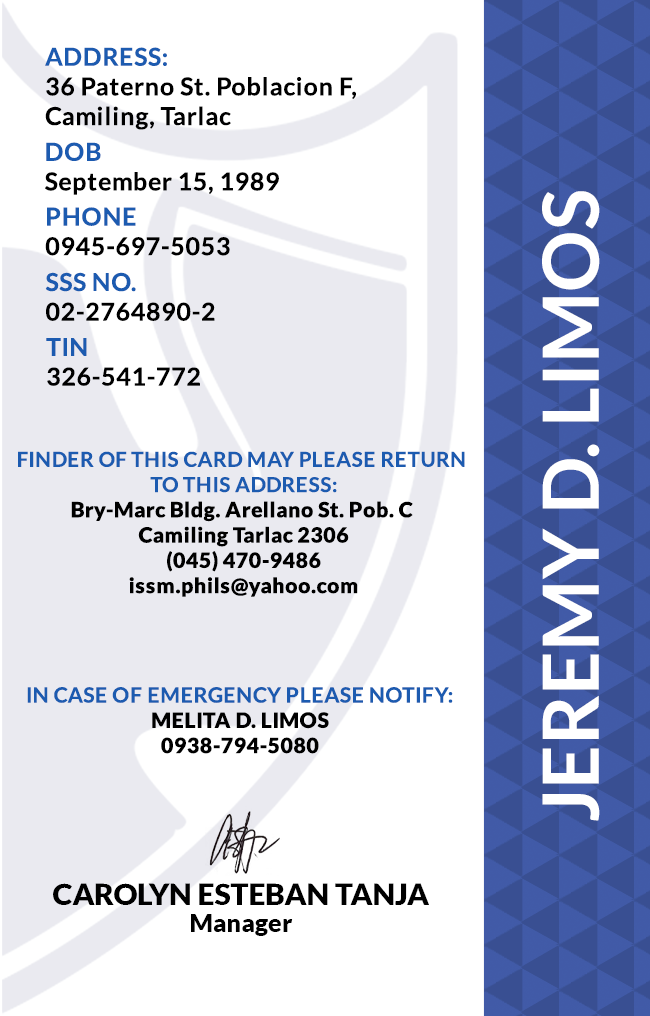
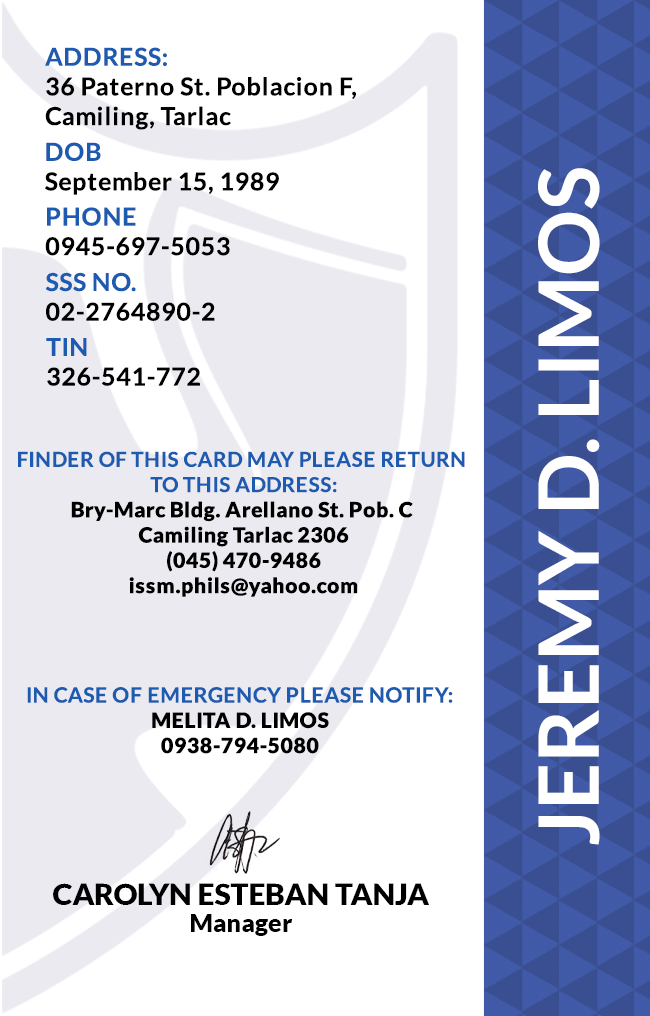
Two versions of the same layered image (650 x 1016). Layer-by-layer changes:
painted on "JEREMY D. LIMOS" over [538,168,600,845]
